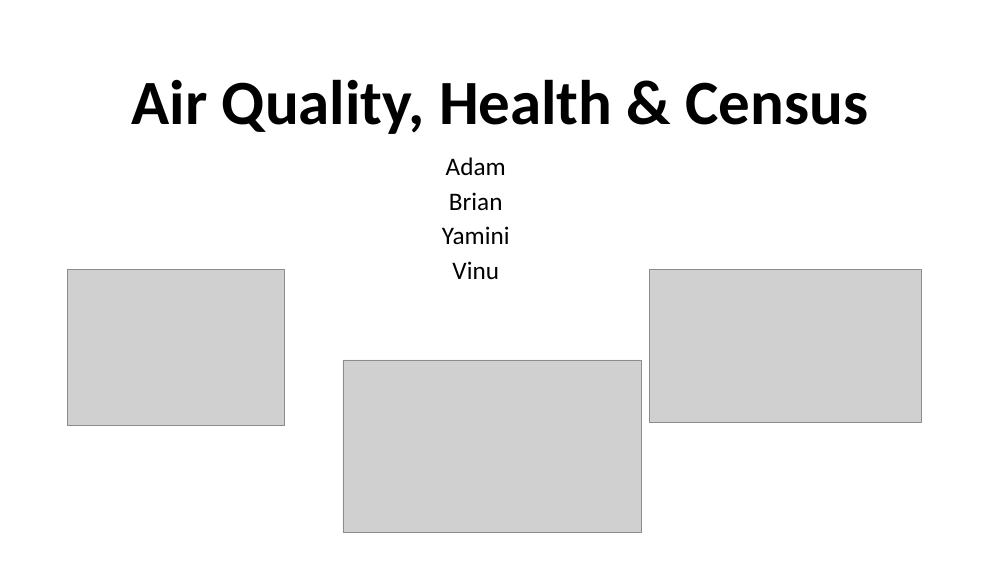
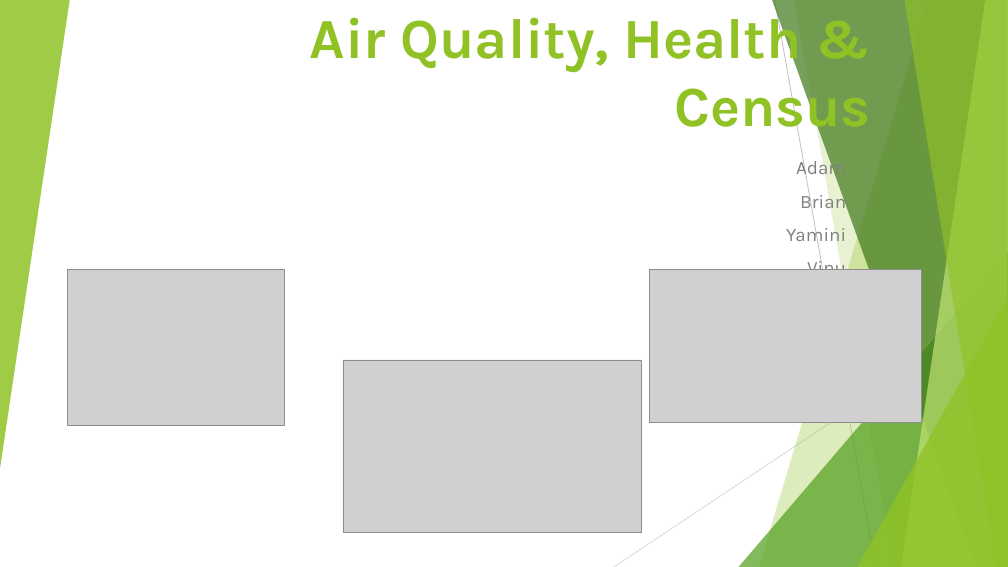
Before and after one commit to amxmongoose/City_Health, a slide deck: slide 1 of City_health_ppt.pptx. Drawn at 1008x567 pixels with LibreOffice and Linux fonts; fonts in the diff are those of the drawing; grey boxes stand for pictures. Boxes give left, top, right and bottom in pixels: in the first picture for what was removed or moved away, otherwise in the second. Text is boxed around its words. In the diff, an @@ line names an element or a change of style, - is before the commit and + after.

```diff
--- a/City_health_ppt.pptx
+++ b/City_health_ppt.pptx
@@ group added at box(0, 0, 1008, 567): 5 freeform shapes, 3 triangles, 2 lines @@
@@ title "Air Quality, Health & Census" at box(310, 7, 871, 140): size 60 to 54 pt, font Calibri to Karla, text colour #000000 to #90C226; alignment centre to right; line spacing 0.9 to 1 @@
@@ subtitle "Adam" at box(786, 157, 846, 270): size 24 to 18 pt, font Calibri to Karla, text colour #000000 to #808080; alignment centre to right; line spacing 0.8 to 1 @@
```
Also in this commit, not shown: 6 other slides changed, 3 slides added, 2 slides removed.
